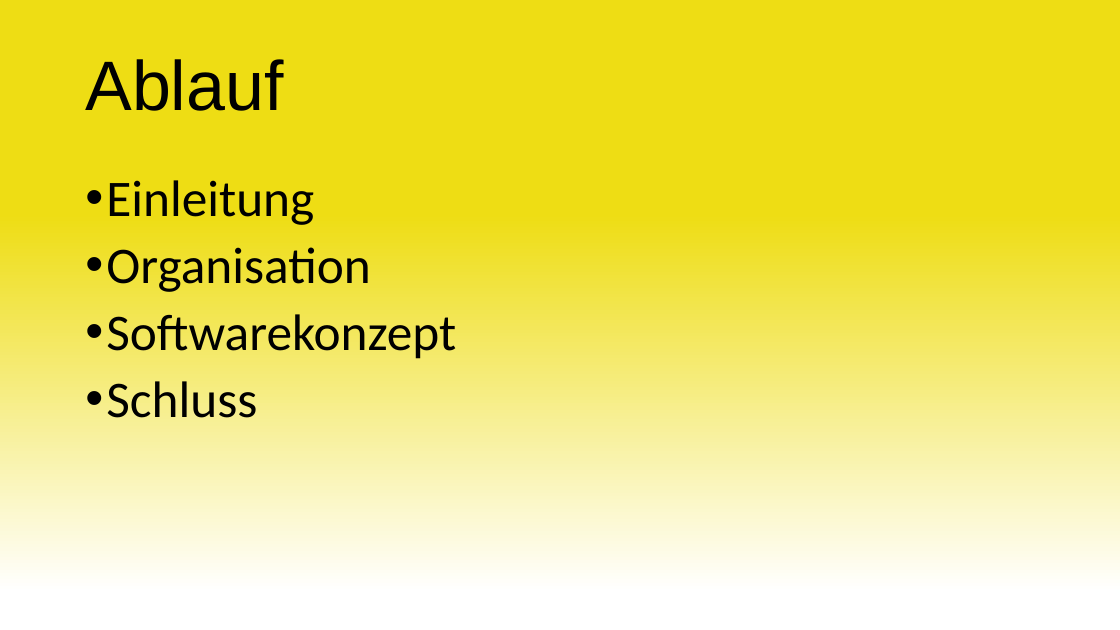
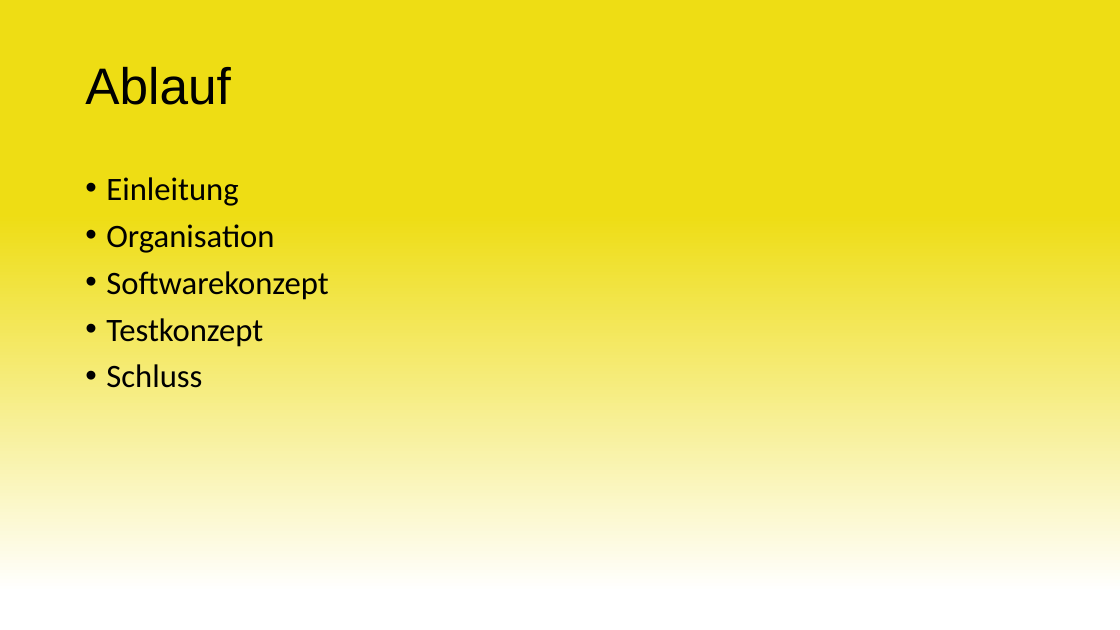
Before and after one commit to Swissmade41/EMI-Filter, a slide deck: slide 2 of Präsentation/Zwischenpräsentation.pptx. Drawn at 1120x630 pixels with LibreOffice and Linux fonts; fonts in the diff are those of the drawing. Boxes give left, top, right and bottom in pixels: in the first picture for what was removed or moved away, otherwise in the second. Text is boxed around its words. In the diff, an @@ line names an element or a change of style, - is before the commit and + after.

Commit message:
Update Zwischenpräsentation.pptx
Softwarekonzept eingefügt

```diff
--- a/Präsentation/Zwischenpräsentation.pptx
+++ b/Präsentation/Zwischenpräsentation.pptx
@@ title "Ablauf" at (x1=85, y1=66, x2=230, y2=105): size 60 to 44 pt @@
@@ text at (x1=106, y1=177, x2=328, y2=388): size 44 to 28 pt in "Einleitung", "Organisation", "Softwarekonzept", "Schluss" @@
@@ text at (x1=106, y1=318, x2=263, y2=347): paragraph added @@
+• Testkonzept
```
Also in this commit, not shown: 1 other slide changed, 9 slides added.
